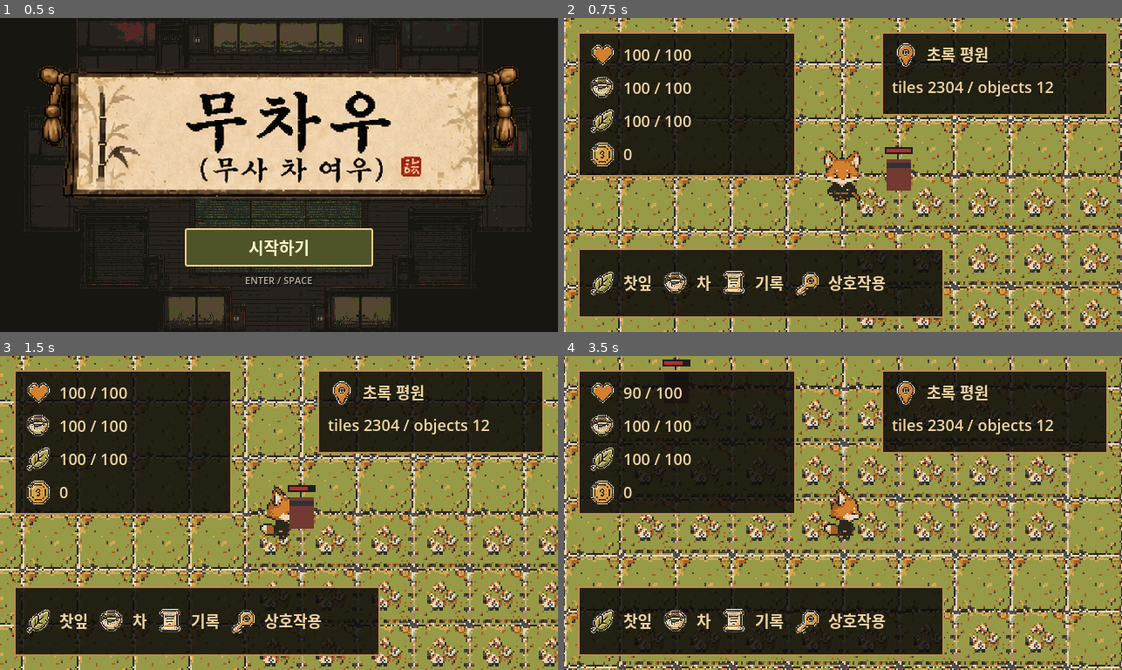
Above: before the commit, frames 1-4 (two rows, left to right).
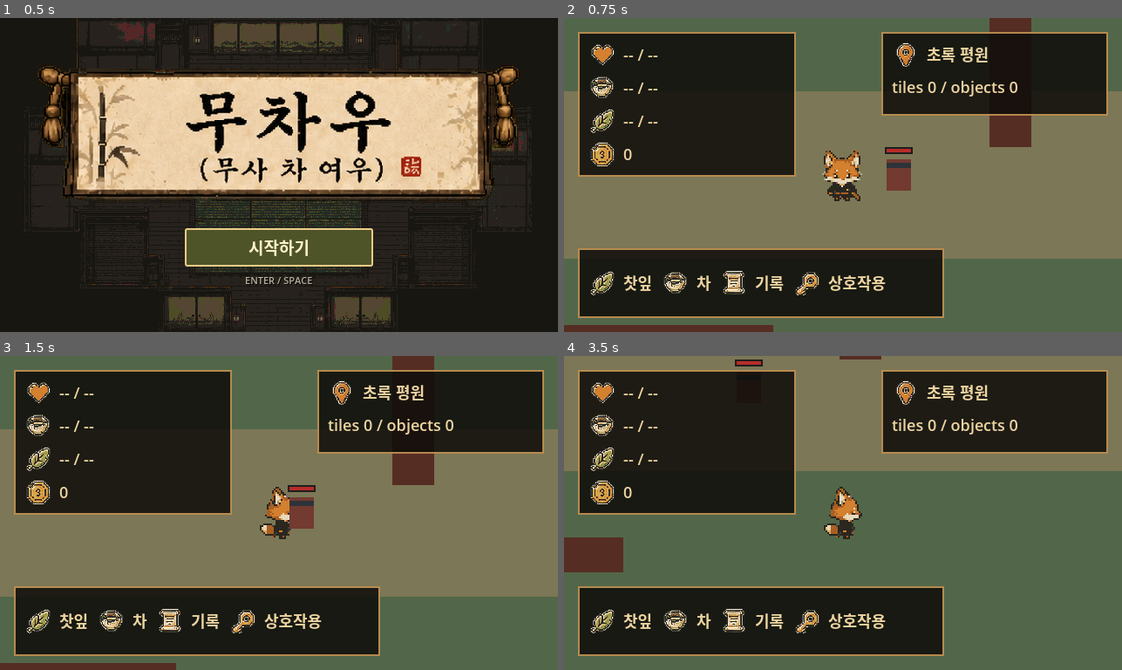
Above: after the commit, the same moments.

Repository: FLYLIKEB/samurai-tea-fox
Game: Godot game, scene res://scenes/ui/start_screen.tscn
Same seed, same stepped clock (60 frames per second), same inputs: the game is played once before the commit and once after it.
Inputs:
- Up to frame 1 (0.5 s): no input
- Up to frame 2 (0.75 s): click "시작하기" at 0.5 s
- Up to frame 3 (1.5 s): tap Enter (ui_accept) at 1.25 s; hold D (move_right) from 1.28 s (still down); tap J (attack) at 1.35 s
- Up to frame 4 (3.5 s): tap Enter (ui_accept) at 1.52, 2, 2.27 s; release D (move_right) at 2.03 s; hold S (move_down) 2.03-2.78 s; tap U (cast_ability) at 2.1 s; hold D (move_right) from 2.78 s (still down); tap K (dodge) at 2.85 s

Frame 1 is identical in both runs. In frame 2, 56% of the frame differs, in the area x 0-100%, y 0-100%; in frame 3, 56%; in frame 4, 57%.

Commit message:
omx(team): auto-checkpoint worker-1 [1]

Diff:
--- a/src/core/data/data_catalog.gd
+++ b/src/core/data/data_catalog.gd
@@ -16,6 +16,7 @@
 	"meta_unlocks": "meta_unlocks.json",
 	"events": "events.json",
 	"choices": "choices.json",
+	"characters": "characters.json",
 	"shops": "shops.json",
 	"bosses": "bosses.json"
 }
@@ -79,3 +80,13 @@
 	if item.is_empty():
 		return fallback
 	return float(item.get("value", fallback))
+
+func find_character_by_id(character_id: String) -> Dictionary:
+	for item in get_definitions("characters"):
+		if item.get("character_id", "") == character_id or item.get("id", "") == character_id:
+			return item
+	return {}
+
+func character_has_meta_memory(character_id: String) -> bool:
+	var character := find_character_by_id(character_id)
+	return not character.is_empty() and character.get("meta_memory") == true
--- a/src/core/data/data_schema_validator.gd
+++ b/src/core/data/data_schema_validator.gd
@@ -174,6 +174,12 @@
 	return {"ok": true}
 
 func _validate_item_contract(dataset_name: String, item: Dictionary) -> Dictionary:
+	if dataset_name == "characters":
+		if typeof(item.get("character_id")) != TYPE_STRING or not _stable_character_id(String(item.get("character_id", ""))):
+			return {"ok": false, "error": "characters item '%s' character_id must match CHR-<number>." % item.id}
+		if typeof(item.get("meta_memory")) != TYPE_BOOL:
+			return {"ok": false, "error": "characters item '%s' meta_memory must be a boolean." % item.id}
+		return {"ok": true}
 	if dataset_name == "drops":
 		return _validate_drop_contract(item)
 	if dataset_name == "choices":
@@ -251,6 +257,11 @@
 	pattern.compile("^[a-z][a-z0-9_]*$")
 	return pattern.search(value) != null
 
+func _stable_character_id(value: String) -> bool:
+	var pattern := RegEx.new()
+	pattern.compile("^CHR-[1-9][0-9]*$")
+	return pattern.search(value) != null
+
 func _stable_hook_key(value: String) -> bool:
 	var pattern := RegEx.new()
 	pattern.compile("^[a-z][a-z0-9_]*(\\.[a-z][a-z0-9_]*)+$")
Not shown, changed: tools/notion_export/capture.py
Not shown, changed: tools/notion_export/pipeline.py
